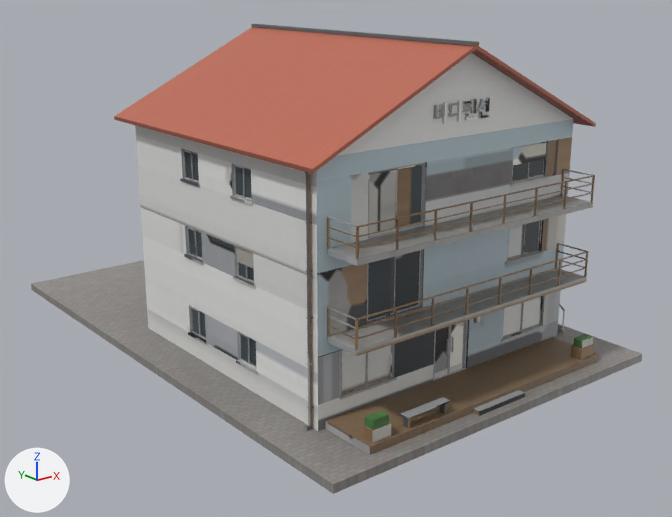
The FBX model cs2_ilsan/CS2Assets/IlsanPension01/IlsanPension01.fbx as it was, and as the next commit left it.
Both versions are drawn from a 50 mm camera at (-23.37, -31.36, 14.9) aimed at (0.44, -1.6, 2.99). Lighting does not change. The marker at lower left points along +X, +Y and +Z. The picture after the commit comes second. Where no turn or scale is listed for an object, it has been applied to the vertices.

The older version as bpy lines, for what is in view:
```python
me_ilsanpension01 = bpy.data.meshes.new('IlsanPension01')
me_ilsanpension01.from_pydata(...)  # 4290 vertices, 6800 faces; spans x -7.9..7.9, y -11.9..11.9, z -0.3..12.5
me_ilsanpension01.materials.append(mat_ilsanpension01)
ob_ilsanpension01 = bpy.data.objects.new('IlsanPension01', me_ilsanpension01)
ob_ilsanpension01.location = (0.0, 0.0, 0.0)
```
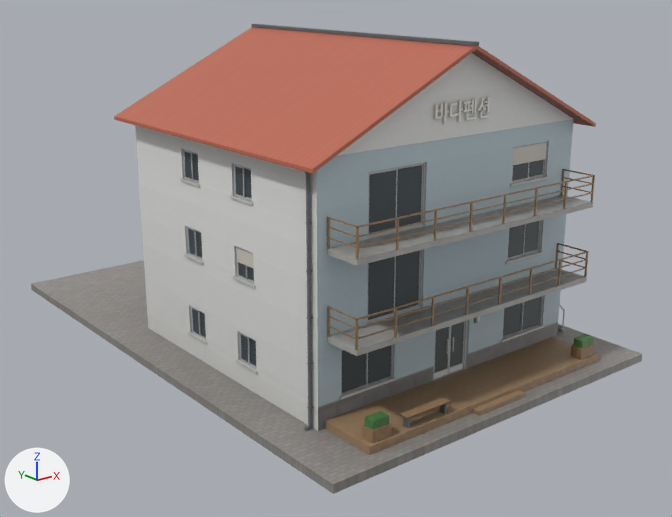
The change, as a list of edits to the scene's bpy script:
```text
Change me_ilsanpension01:
    used by ob_ilsanpension01; location = (0.0, 0.0, 0.0)
    remove me_ilsanpension01.from_pydata(...)  # 4290 vertices, 6800 faces; spans x -7.9..7.9, y -11.9..11.9, z -0.3..12.5
    add me_ilsanpension01.from_pydata(...)  # 4854 vertices, 7646 faces; spans x -7.9..7.9, y -11.9..11.9, z -0.3..12.5
    me_ilsanpension01 part 1: 96 vertices moved within x -1.1..1.3, y -9.1..-9.0, z 9.9..10.5; 564 vertices added at x -1.3..1.3, y -9.1..-9.0, z 9.9..10.5
    me_ilsanpension01 part 2: 5436 kept faces spanning x -6.8..7.4, y -11.6..4.0, z -0.2..12.5 get new texture (UV) coordinates
```

What differs and where, as boxes (x1, y1, x2, y2) in the pictures (672 x 517 px):
part 1 of me_ilsanpension01, reshaped: before (454, 100, 487, 119); after (433, 97, 490, 124)
part 2 of me_ilsanpension01, surface changed: (114, 41, 599, 455) in both
